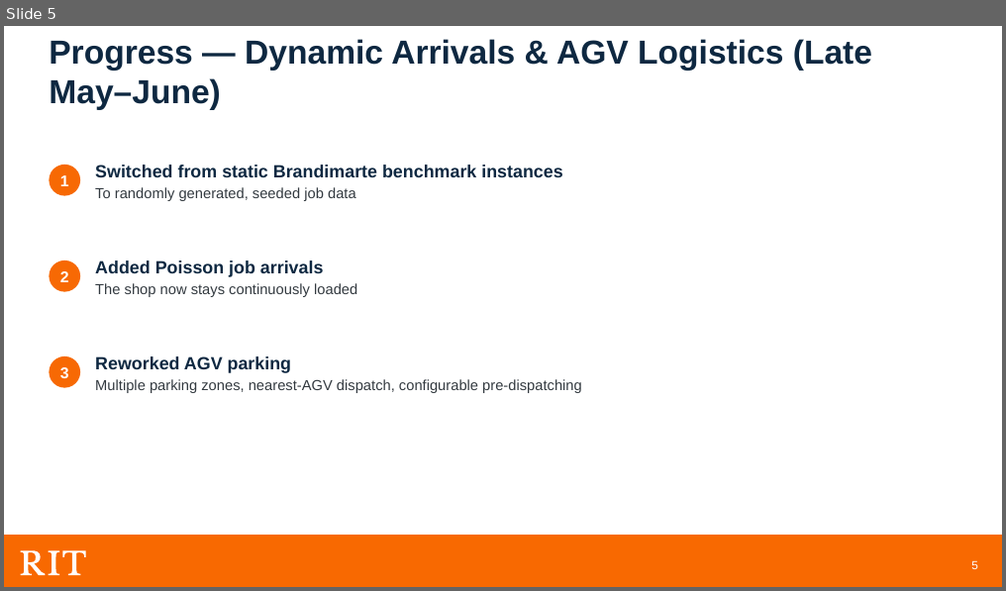
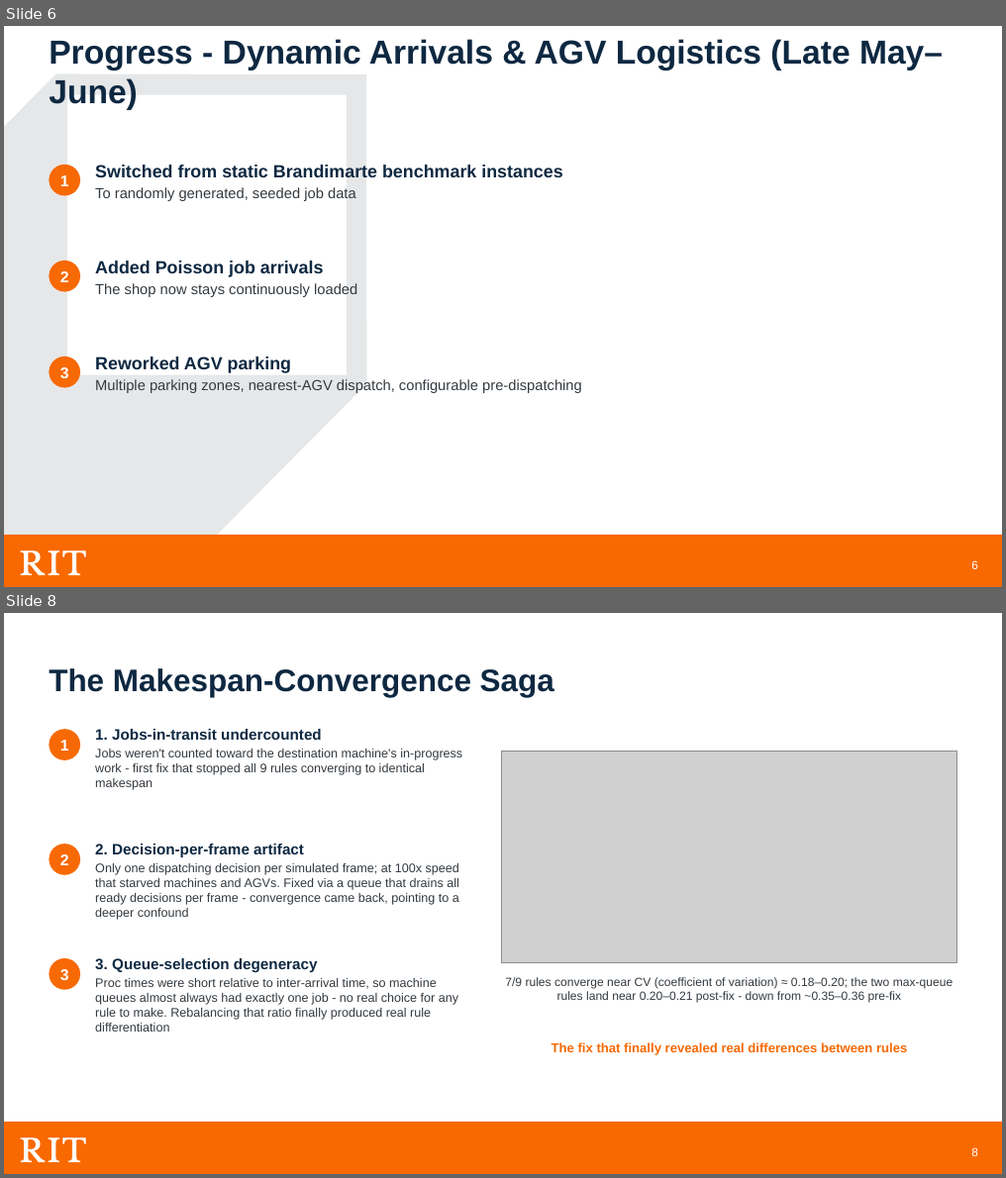
Before and after one commit to meaton96/Capstone, a slide deck: docs/presentation/Capstone_Planning_Presentation.pptx. Shown one above the other, each under a label of ours: slide 5 before the commit, slides 6 and 8 after it; the slides between them are not shown. The pictures are 1006x591 and 1006x1178 pixels, drawn with LibreOffice and Linux fonts; fonts in the diff are those of the drawing; grey boxes stand for pictures; background and template pictures are left out. Boxes give left, top, right and bottom in pixels: in the first picture for what was removed or moved away, otherwise in the second. Text is boxed around its words. In the diff, an @@ line names an element or a change of style, - is before the commit and + after.

```diff
--- a/docs/presentation/Capstone_Planning_Presentation.pptx
+++ b/docs/presentation/Capstone_Planning_Presentation.pptx
@@ slide 8 added at [4,613,1002,1174], background #FFFFFF; not listed: 7 template elements that a slide beside it also shows @@
@@ text added at [49,668,554,697], 30 pt, text #0E2841, bold @@
+The Makespan-Convergence Saga
@@ ellipse added at [49,729,80,761], fill #F76904, 15 pt, text #FFFFFF, bold @@
+1
@@ text added at [95,729,462,790], 12 pt, text #333A40 @@
+1. Jobs-in-transit undercounted
+Jobs weren't counted toward the destination machine's in-progress work - first fix that stopped all 9 rules converging to identical makespan
@@ picture added at [502,752,957,963] @@
@@ ellipse added at [49,844,80,875], fill #F76904, 15 pt, text #FFFFFF, bold @@
+2
@@ text added at [95,844,459,920], 12 pt, text #333A40 @@
+2. Decision-per-frame artifact
+Only one dispatching decision per simulated frame; at 100x speed that starved machines and AGVs. Fixed via a queue that drains all ready decisions per frame - convergence came back, pointing to a deeper confound
@@ ellipse added at [49,959,80,990], fill #F76904, 15 pt, text #FFFFFF, bold @@
+3
@@ text added at [95,959,458,1032], 12 pt, text #333A40 @@
+3. Queue-selection degeneracy
+Proc times were short relative to inter-arrival time, so machine queues almost always had exactly one job - no real choice for any rule to make. Rebalancing that ratio finally produced real rule differentiation
@@ text added at [505,977,952,1003], 11.5 pt, text #333A40 @@
+7/9 rules converge near CV (coefficient of variation) ≈ 0.18–0.20; the two max-queue rules land near 0.20–0.21 post-fix - down from ~0.35–0.36 pre-fix
@@ text added at [551,1043,907,1056], 12.5 pt, text #F76904, bold @@
+The fix that finally revealed real differences between rules
@@ what was slide 5 is now slide 6 @@
@@ slide 6 changed as well @@
@@ text at [49,39,943,110]: text changed @@
-Progress — Dynamic Arrivals & AGV Logistics (Late May–June)
+Progress - Dynamic Arrivals & AGV Logistics (Late May–June)
@@ freeform shape added at [4,74,367,587], fill #E6E7E8 @@
```
Also in this commit, not shown: 7 other slides changed, 18 other slides added, 13 slides removed, 4 other files.
